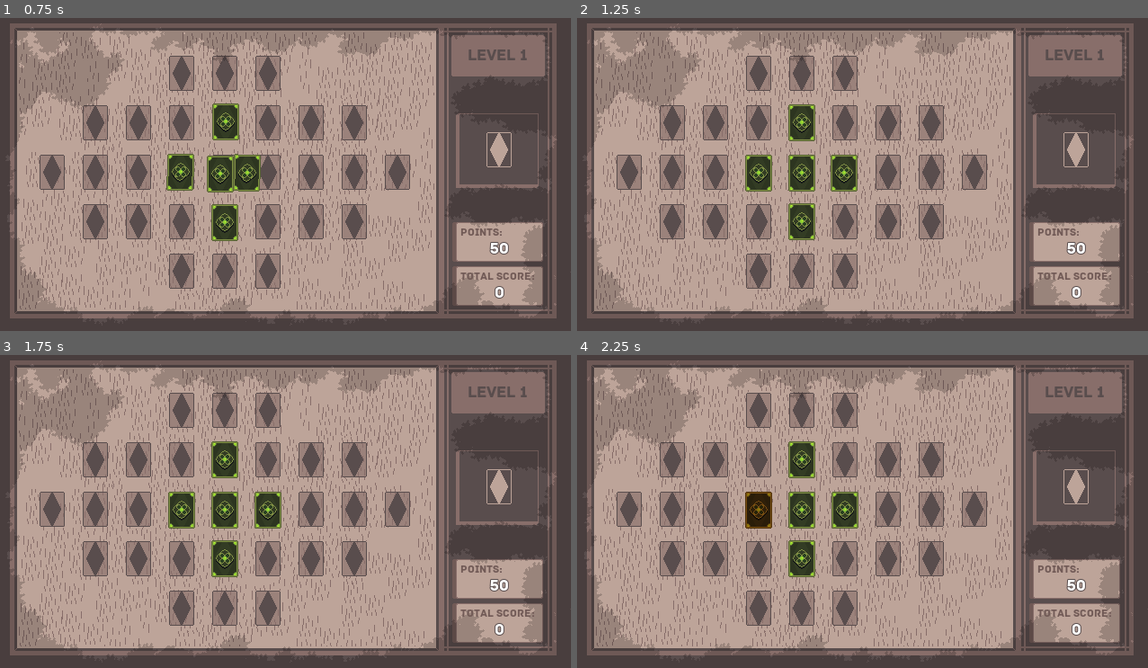
Above: before the commit, frames 1-4 (two rows, left to right).
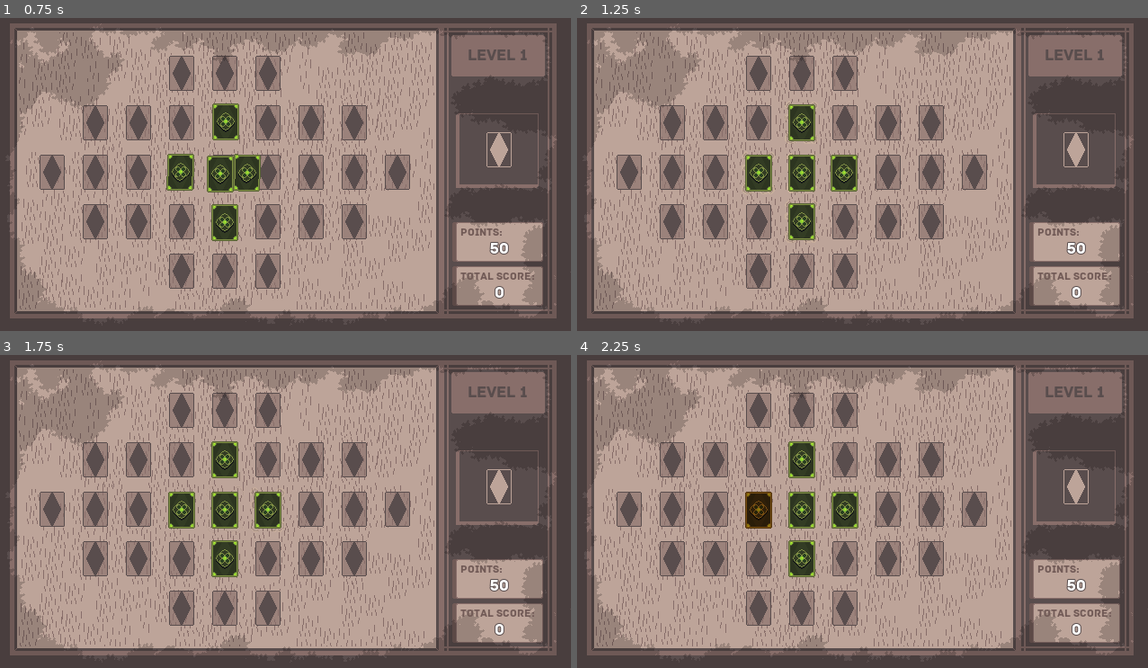
Above: after the commit, the same moments.

Repository: guilhermesgb/lonely-memory-game
Game: Godot game, scene res://Game.tscn
Same seed, same stepped clock (60 frames per second), same inputs: the game is played once before the commit and once after it.
Inputs (mouse positions are in pixels of both pictures, inside the frame that each line leads up to):
- Up to frame 1 (0.75 s): move the mouse to (411, 152) at 0.52 s; click (411, 152) at 0.67 s
- Up to frame 2 (1.25 s): no input
- Up to frame 3 (1.75 s): drag from (165, 524) to (256, 570) at 1.27 s
- Up to frame 4 (2.25 s): move the mouse to (919, 436) at 2.02 s; click (919, 436) at 2.17 s

Frame 1 is identical in both runs. In frame 2, less than 0.1% of the frame differs, in the area x 28-43%, y 31-72%; in frame 3, less than 0.1%; in frame 4, nothing differs.

Commit message:
Add dust animation

Diff:
--- a/Card.gd
+++ b/Card.gd
@@ -181,7 +181,7 @@
 		isLockedToSlot = true
 		targetSlot.occupy(self)
 		set_z_index(0)
-		print("LOCK")
+		animationPlayer.play("Dust")
 
 func _physics_process(delta):
 	if is_queued_for_deletion():
--- a/Card.tscn
+++ b/Card.tscn
@@ -1,14 +1,43 @@
-[gd_scene load_steps=7 format=2]
+[gd_scene load_steps=9 format=2]
 
 [ext_resource path="res://card_back.png" type="Texture" id=1]
 [ext_resource path="res://TouchInputDetector.tscn" type="PackedScene" id=2]
 [ext_resource path="res://Card.gd" type="Script" id=3]
 [ext_resource path="res://archive-regular.ttf" type="DynamicFontData" id=4]
+[ext_resource path="res://dust.png" type="Texture" id=5]
 
 [sub_resource type="DynamicFont" id=1]
 outline_size = 1
 outline_color = Color( 0.34902, 0.301961, 0.301961, 1 )
 font_data = ExtResource( 4 )
+
+[sub_resource type="Animation" id=3]
+resource_name = "Dust"
+length = 1.3
+tracks/0/type = "value"
+tracks/0/path = NodePath("Dust:frame")
+tracks/0/interp = 1
+tracks/0/loop_wrap = true
+tracks/0/imported = false
+tracks/0/enabled = true
+tracks/0/keys = {
+"times": PoolRealArray( 0, 0.4, 0.5, 0.6, 0.7, 0.8, 0.9, 1, 1.1, 1.2, 1.3 ),
+"transitions": PoolRealArray( 0.999999, 1, 1, 1, 1, 1, 1, 1, 1, 1, 1 ),
+"update": 1,
+"values": [ 8, 8, 0, 1, 2, 3, 4, 5, 6, 7, 8 ]
+}
+tracks/1/type = "value"
+tracks/1/path = NodePath("Dust:modulate")
+tracks/1/interp = 1
+tracks/1/loop_wrap = true
+tracks/1/imported = false
+tracks/1/enabled = true
+tracks/1/keys = {
+"times": PoolRealArray( 0, 0.3, 0.4, 1.3 ),
+"transitions": PoolRealArray( 1, 157.587, 1, 1 ),
+"update": 0,
+"values": [ Color( 1, 1, 1, 0 ), Color( 1, 1, 1, 0 ), Color( 1, 1, 1, 1 ), Color( 1, 1, 1, 0 ) ]
+}
 
 [sub_resource type="Animation" id=2]
 resource_name = "FlipBackToFront"
@@ -51,7 +80,7 @@
 }
 
 [node name="DebugInfo" type="Label" parent="DebugContainer"]
-modulate = Color( 0.34902, 0.301961, 0.301961, 0 )
+modulate = Color( 1, 1, 1, 0 )
 margin_left = 11.0
 margin_top = 10.0
 margin_right = 19.0
@@ -60,7 +89,14 @@
 text = "1"
 
 [node name="AnimationPlayer" type="AnimationPlayer" parent="."]
+anims/Dust = SubResource( 3 )
 anims/FlipBackToFront = SubResource( 2 )
+
+[node name="Dust" type="Sprite" parent="."]
+modulate = Color( 1, 1, 1, 0 )
+texture = ExtResource( 5 )
+hframes = 9
+frame = 8
 [connection signal="dragged" from="Sprite/TouchInputDetector" to="." method="_on_TouchInputDetector_dragged"]
 [connection signal="dragging" from="Sprite/TouchInputDetector" to="." method="_on_TouchInputDetector_dragging"]
 [connection signal="long_pressed" from="Sprite/TouchInputDetector" to="." method="_on_TouchInputDetector_long_pressed"]
Binary file changed: dust.png
